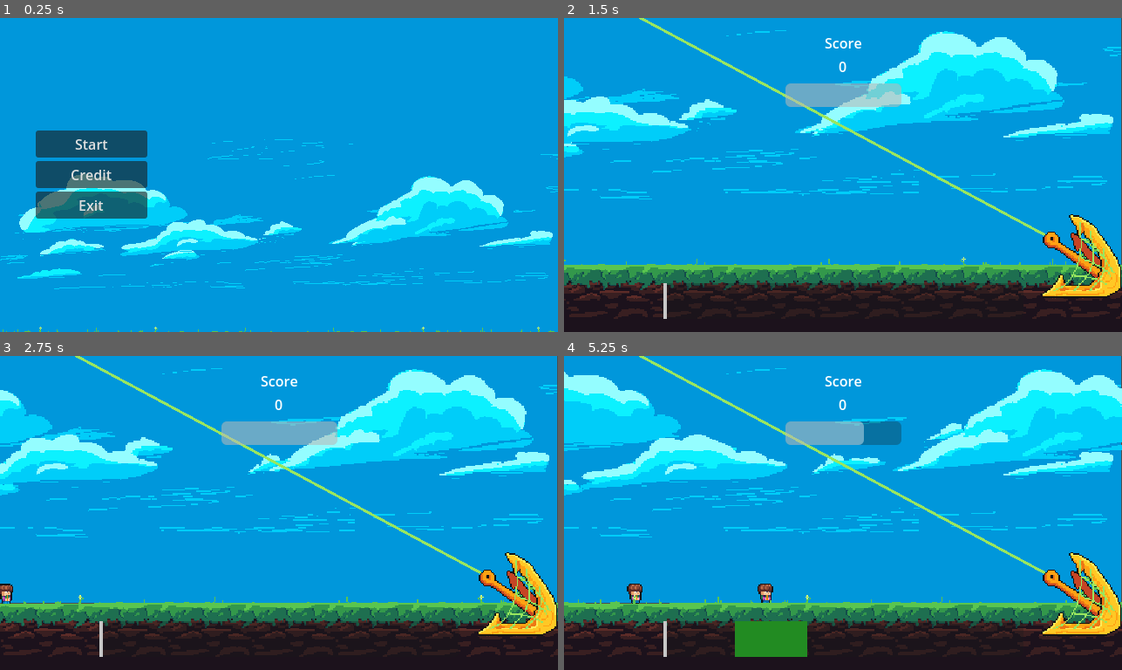
Above: before the commit, frames 1-4 (two rows, left to right).
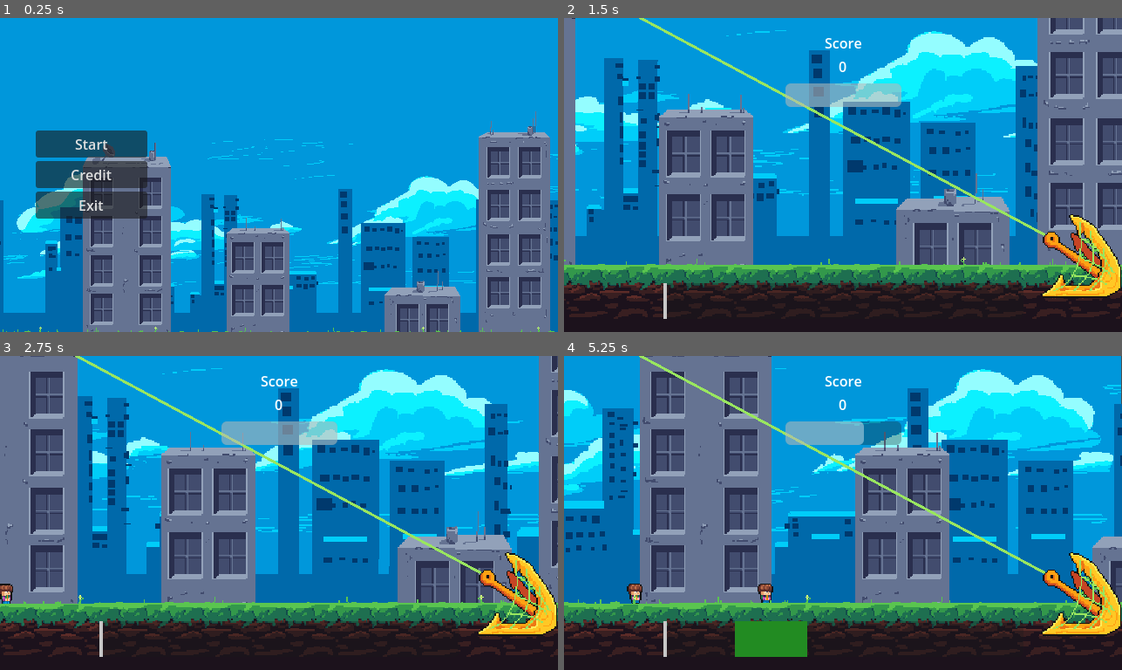
Above: after the commit, the same moments.

Repository: Tenes/mini-jam-153
Game: Godot game, scene res://Scenes/main_menu_scene.tscn
Two runs of this game, one before a commit and one after it. Both use one fixed random seed, a clock stepped at 60 frames per second and the inputs below.
Inputs (mouse positions are in pixels of both pictures, inside the frame that each line leads up to):
- Up to frame 1 (0.25 s): no input
- Up to frame 2 (1.5 s): click "Start" at 0.5 s; move the mouse to (965, 159) at 1.27 s; click (965, 159) at 1.35 s
- Up to frame 3 (2.75 s): move the mouse to (167, 528) at 2.02 s; click (167, 528) at 2.1 s
- Up to frame 4 (5.25 s): move the mouse to (898, 443) at 2.77 s; click (898, 443) at 2.85 s; move the mouse to (815, 575) at 3.52 s; click (815, 575) at 3.6 s; move the mouse to (1010, 560) at 4.27 s; click (1010, 560) at 4.35 s; move the mouse to (675, 465) at 5.02 s; click (675, 465) at 5.1 s

The runs differ from the first frame. In frame 1, 35% of the frame differs, in the area x 0-100%, y 29-100%; in frame 2, 48%; in frame 3, 50%; in frame 4, 56%, in the area x 0-100%, y 0-79%.

Commit message:
Added background city

Diff:
--- a/Models/Decor/parallax_container_node_2d.tscn
+++ b/Models/Decor/parallax_container_node_2d.tscn
@@ -1,10 +1,12 @@
-[gd_scene load_steps=8 format=3 uid="uid://de4oqte1nvre1"]
+[gd_scene load_steps=10 format=3 uid="uid://de4oqte1nvre1"]
 
 [ext_resource type="Script" path="res://Models/Decor/parallax_container_node_2d.gd" id="1_c7ftj"]
 [ext_resource type="Script" path="res://Models/Decor/ParallaxNode2D.gd" id="2_viebs"]
 [ext_resource type="Texture2D" uid="uid://cwayb2pr4n7vf" path="res://Assets/Terrain_01.png" id="3_rjq0u"]
 [ext_resource type="Texture2D" uid="uid://l5ppy8xun0yt" path="res://Assets/BackgroundCloud_02.png" id="4_e6oyt"]
+[ext_resource type="Texture2D" uid="uid://bh8kqh2h6lh6s" path="res://Assets/BackgroundCity_01.png" id="5_adqwb"]
 [ext_resource type="Texture2D" uid="uid://c44p5qb02fqiv" path="res://Assets/BackgroundCloud_01.png" id="5_hbygc"]
+[ext_resource type="Texture2D" uid="uid://dexyebr0gv5" path="res://Assets/BackgroundCity_02.png" id="6_q2dpx"]
 
 [sub_resource type="Gradient" id="Gradient_ypxv4"]
 colors = PackedColorArray(0, 0.596078, 0.862745, 1, 0, 0.596078, 0.862745, 1)
@@ -30,13 +32,33 @@
 
 [node name="ParallaxNode2D2" type="Node2D" parent="."]
 script = ExtResource("2_viebs")
-offset_scale = Vector2(0.2, 0)
+offset_scale = Vector2(0.1, 0)
 repeat = Vector2i(640, 0)
 
 [node name="Cloud01" type="Sprite2D" parent="ParallaxNode2D2"]
 z_index = -500
 position = Vector2(320, 234)
 texture = ExtResource("4_e6oyt")
+
+[node name="ParallaxNode2D3" type="Node2D" parent="."]
+script = ExtResource("2_viebs")
+offset_scale = Vector2(0.2, 0)
+repeat = Vector2i(640, 0)
+
+[node name="City01" type="Sprite2D" parent="ParallaxNode2D3"]
+z_index = -500
+position = Vector2(320, 234)
+texture = ExtResource("5_adqwb")
+
+[node name="ParallaxNode2D4" type="Node2D" parent="."]
+script = ExtResource("2_viebs")
+offset_scale = Vector2(0.4, 0)
+repeat = Vector2i(640, 0)
+
+[node name="City02" type="Sprite2D" parent="ParallaxNode2D4"]
+z_index = -500
+position = Vector2(320, 234)
+texture = ExtResource("6_q2dpx")
 
 [node name="TextureRect" type="TextureRect" parent="."]
 z_index = -1000
Binary file added: Assets/BackgroundCity_01.png
Not shown, added: Assets/BackgroundCity_01.png.import
Binary file added: Assets/BackgroundCity_02.png
Not shown, added: Assets/BackgroundCity_02.png.import
Binary file changed: Assets/Background_01.aseprite
